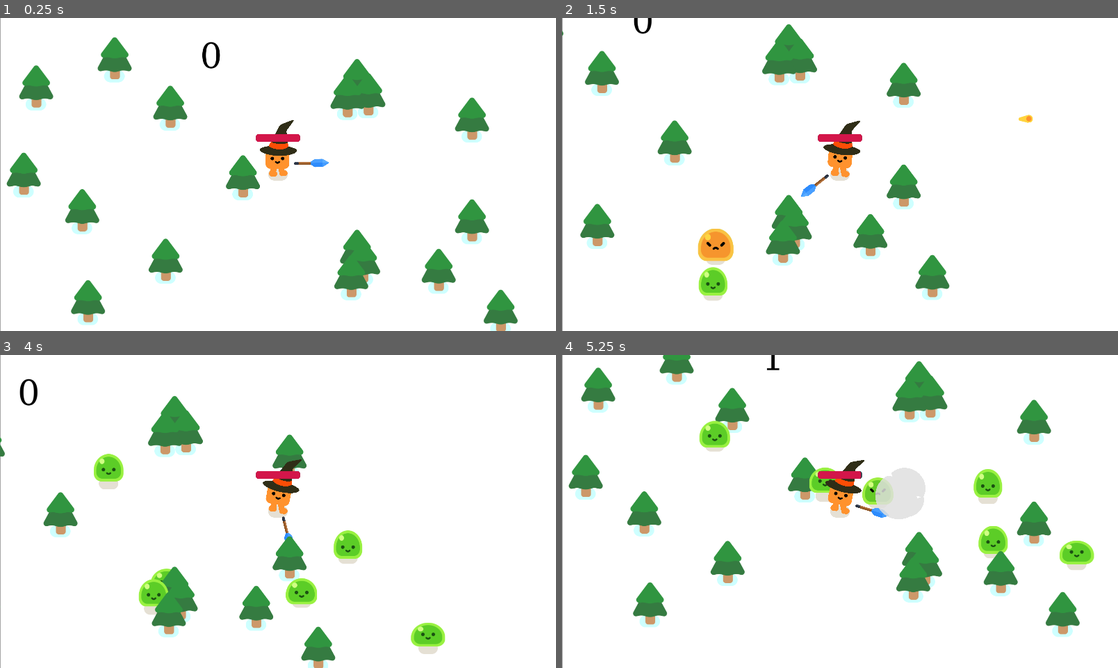
Above: before the commit, frames 1-4 (two rows, left to right).
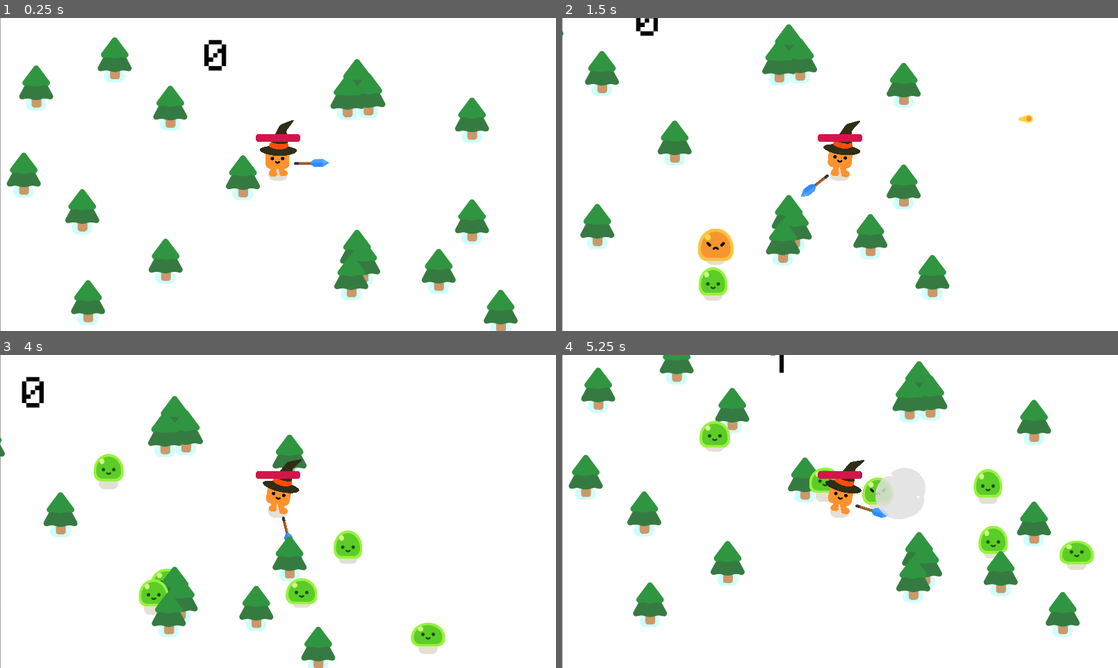
Above: after the commit, the same moments.

Repository: Tretaq/Totato2
Game: Godot game, scene res://game.tscn
Same seed, same stepped clock (60 frames per second), same inputs: the game is played once before the commit and once after it.
Inputs:
- Up to frame 1 (0.25 s): no input
- Up to frame 2 (1.5 s): tap Enter at 0.5 s; hold D (move_right) 0.53-1.28 s; hold S (move_down) from 1.28 s (still down)
- Up to frame 3 (4 s): release S (move_down) at 2.03 s; hold D (move_right) 2.03-2.78 s; hold W (move_up) 2.78-3.53 s; hold A (move_left) from 3.53 s (still down)
- Up to frame 4 (5.25 s): release A (move_left) at 5.03 s; hold S (move_down) from 5.03 s (still down)

The runs differ from the first frame. In frame 1, 0.3% of the frame differs, in the area x 36-41%, y 6-17%; in frame 2, 0.2%; in frame 3, 0.3%, in the area x 3-8%, y 6-17%; in frame 4, less than 0.1%.

Commit message:
added font

Diff:
--- a/game.tscn
+++ b/game.tscn
@@ -4,6 +4,7 @@
 [ext_resource type="Script" uid="uid://d3jxeoqb2t4ma" path="res://game.gd" id="1_fc0e3"]
 [ext_resource type="Script" uid="uid://bxawvfcpive7r" path="res://global.gd" id="2_7jktm"]
 [ext_resource type="PackedScene" uid="uid://dq3r015sr1uql" path="res://pine_tree.tscn" id="2_e2o6t"]
+[ext_resource type="FontFile" uid="uid://0mb3tk1bcy3r" path="res://smoke_explosion/PixelOperator8.ttf" id="5_eow3j"]
 [ext_resource type="Script" uid="uid://bf3unhakd7pug" path="res://label.gd" id="5_ryrav"]
 
 [sub_resource type="Curve2D" id="Curve2D_7jktm"]
@@ -14,18 +15,6 @@
 
 [sub_resource type="WorldBoundaryShape2D" id="WorldBoundaryShape2D_feb5d"]
 distance = 238.0
-
-[sub_resource type="FontFile" id="FontFile_7jktm"]
-cache/0/120/0/ascent = 0.0
-cache/0/120/0/descent = 0.0
-cache/0/120/0/underline_position = 0.0
-cache/0/120/0/underline_thickness = 0.0
-cache/0/120/0/scale = 1.0
-cache/0/16/0/ascent = 0.0
-cache/0/16/0/descent = 0.0
-cache/0/16/0/underline_position = 0.0
-cache/0/16/0/underline_thickness = 0.0
-cache/0/16/0/scale = 1.0
 
 [node name="Game" type="Node2D"]
 y_sort_enabled = true
@@ -189,7 +178,7 @@
 offset_bottom = 364.39145
 rotation = 0.0014313647
 theme_override_colors/font_color = Color(0, 0, 0, 1)
-theme_override_fonts/font = SubResource("FontFile_7jktm")
+theme_override_fonts/font = ExtResource("5_eow3j")
 theme_override_font_sizes/font_size = 120
 script = ExtResource("5_ryrav")
 
Binary file added: smoke_explosion/PixelOperator8.ttf
Not shown, added: smoke_explosion/PixelOperator8.ttf.import
